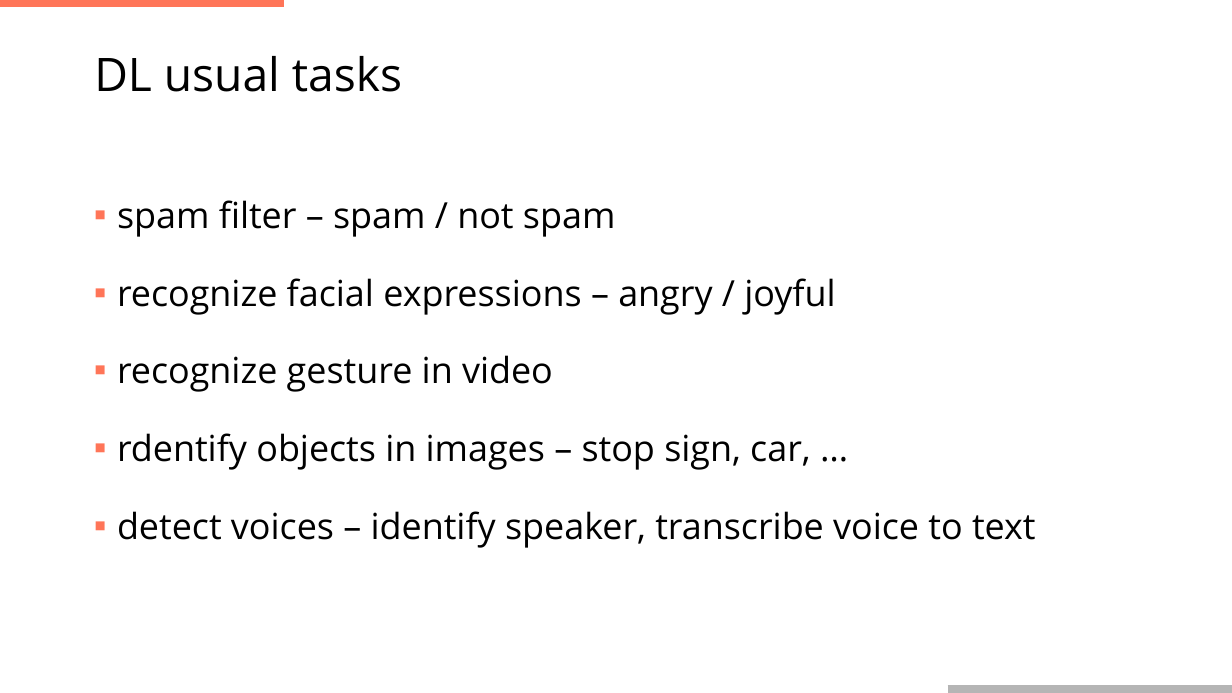
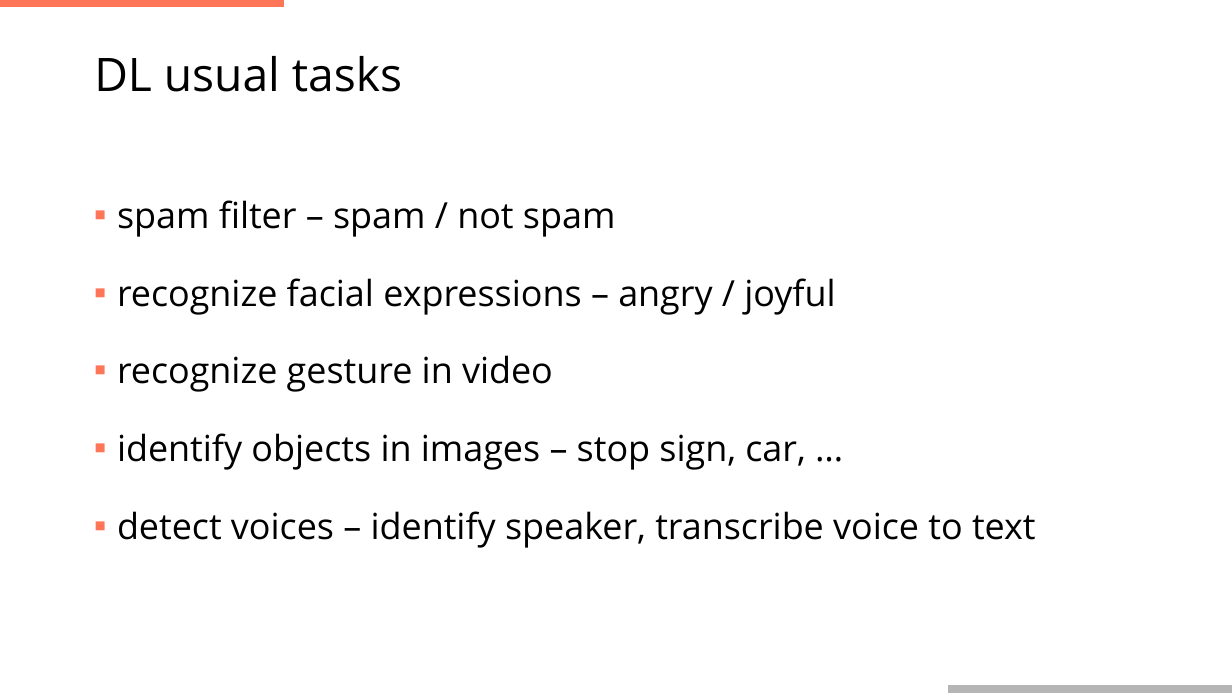
Before and after one commit to tonda100/trainings, a slide deck: slide 10 of ai-intro/ai_introduction.pptx (slide 9 before the commit). Drawn at 1232x693 pixels with LibreOffice and Linux fonts; fonts in the diff are those of the drawing; background and template pictures are left out. Boxes give left, top, right and bottom in pixels: in the first picture for what was removed or moved away, otherwise in the second. Text is boxed around its words. In the diff, an @@ line names an element or a change of style, - is before the commit and + after.

```diff
--- a/ai-intro/ai_introduction.pptx
+++ b/ai-intro/ai_introduction.pptx
@@ text at (117,433,805,470): text changed @@
-▪ rdentify objects in images – stop sign, car, …
+▪ identify objects in images – stop sign, car, …
```
Also in this commit, not shown: 2 other slides changed, 1 slide added.
